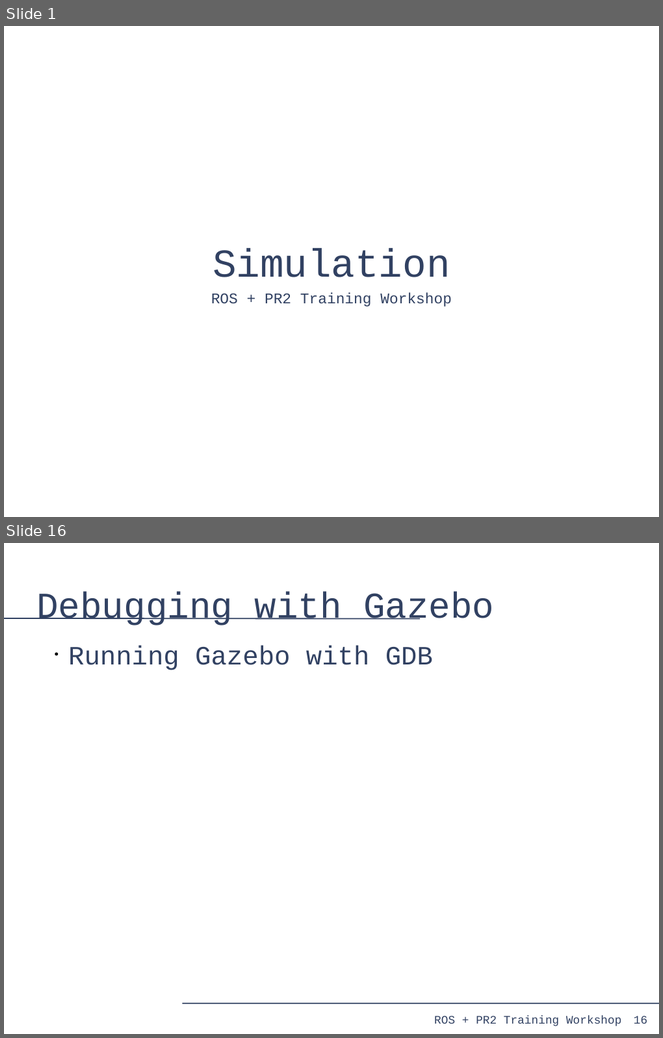
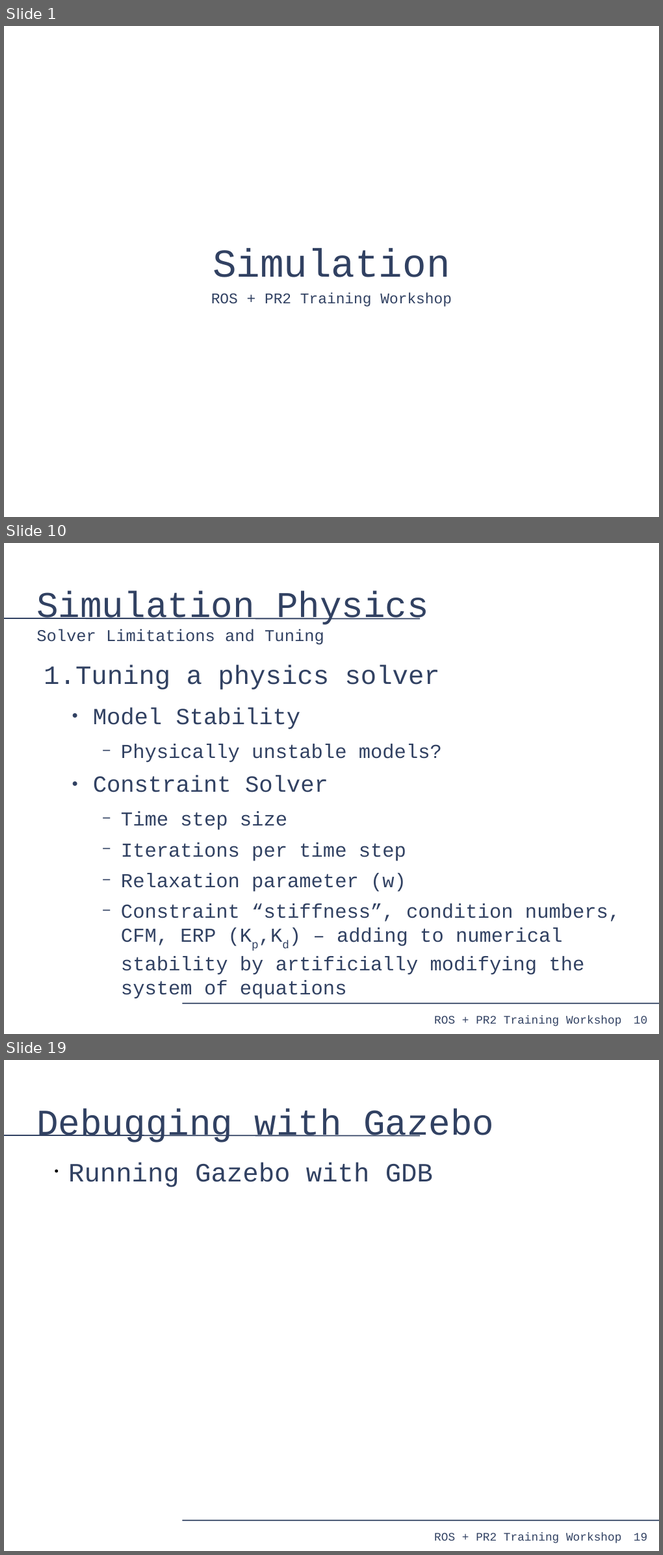
Before and after one commit to PR2/pr2_docs, a slide deck: pr2_training_workshop/simulation/simulation_training_workshop.odp. Shown one above the other, each under a label of ours: slides 1 and 16 before the commit, slides 1, 10 and 19 after it; the slides between them are not shown. The pictures are 663x1038 and 663x1555 pixels, drawn with LibreOffice and Linux fonts; fonts in the diff are those of the drawing. Boxes give left, top, right and bottom in pixels: in the first picture for what was removed or moved away, otherwise in the second. Text is boxed around its words. In the diff, an @@ line names an element or a change of style, - is before the commit and + after.

```diff
--- a/pr2_training_workshop/simulation/simulation_training_workshop.odp
+++ b/pr2_training_workshop/simulation/simulation_training_workshop.odp
@@ slide 10 added at (4, 543, 659, 1034), background #FFFFFF; not listed: 4 template elements that a slide beside it also shows @@
@@ title added at (36, 591, 429, 645), 20 pt, text #314162 @@
+Simulation Physics
+Solver Limitations and Tuning
@@ text added at (44, 665, 620, 999), 24 pt, text #314162 @@
+1. Tuning a physics solver
+  ● Model Stability
+    − Physically unstable models?
+  ● Constraint Solver
+    − Time step size
+    − Iterations per time step
+    − Relaxation parameter (w)
+    − Constraint “stiffness”, condition numbers, CFM, ERP (Kp,Kd) – adding to numerical stability by artificially modifying the system of equations
@@ what was slide 16 is now slide 19 @@
@@ page number at (634, 1533, 648, 1541): text changed @@
-16
+19
```
Also in this commit, not shown: 9 slides changed, 7 other slides added, 5 slides removed.
